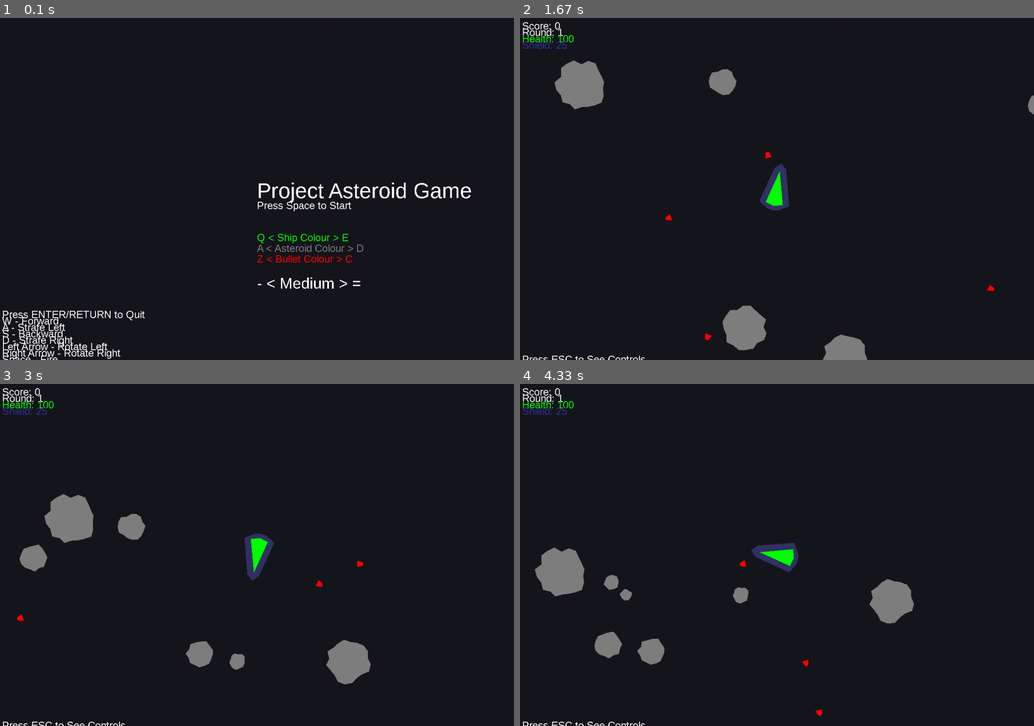
Above: before the commit, frames 1-4 (two rows, left to right).
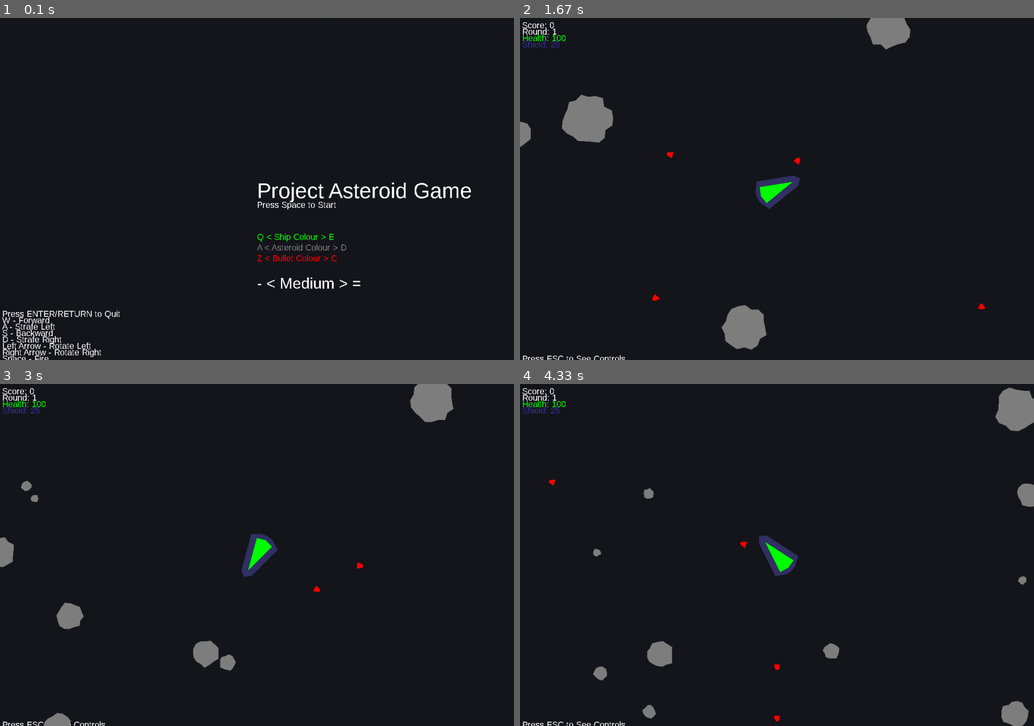
Above: after the commit, the same moments.

Repository: Mattew98/Asteroid-Pygame
Game: pygame game, started from main.py
Same seed, same stepped clock (60 frames per second), same inputs: the game is played once before the commit and once after it.
Inputs:
- Up to frame 1 (0.1 s): no input
- Up to frame 2 (1.67 s): tap Space at 0.33, 0.73, 1.03, 1.23, 1.53 s; hold Right 0.67-1.13 s; tap Z at 0.82 s; hold Right 1.17-1.63 s; tap E at 1.32 s
- Up to frame 3 (3 s): hold Left 1.67-2.2 s; tap Space at 1.73, 2.03, 2.3, 2.6, 2.73 s; hold Left 2.23-2.63 s; tap Z at 2.38 s; hold Right from 2.67 s (still down); tap E at 2.82 s
- Up to frame 4 (4.33 s): tap Space at 3.03, 3.4, 3.7, 3.9, 4.2 s; release Right at 3.3 s; hold Left 3.33-3.8 s; hold Right 3.83-4.3 s; tap Z at 3.98 s

The runs differ from the first frame. In frame 1, 2.4% of the frame differs, in the area x 0-71%, y 53-100%; in frame 2, 4.7%; in frame 3, 5.2%; in frame 4, 5.5%, in the area x 0-100%, y 1-100%.

Commit message:
Update 1.1

Diff:
--- a/classes.py
+++ b/classes.py
@@ -119,8 +119,10 @@
         self.size = size
         self.angle = angle
         self.speed = speed
+        self.rotating = speed/2
         self.dx = math.cos(math.radians(angle)) * self.speed
         self.dy = math.sin(math.radians(angle)) * self.speed
+        self.can_deflect = 0 # Debounce
         self.type = "Asteroid"
         self.vertices = []
         self.tilt = random.randint(0,360) # So the asteroid rotation does not look the same each time, i.e. they don't all have a vertex at 0 radians
@@ -144,6 +146,9 @@
             self.y = 0 - self.size
 
     def draw(self): #Update asteroid display
+        self.tilt += self.rotating
+        if self.can_deflect > 0:
+            self.can_deflect -= 1
         self.vertices.clear()
         for i in range(len(self.vertex_sizes)):
             self.vertices.append(((self.x + math.cos(math.radians(self.tilt + (360*i/len(self.vertex_sizes))))*self.vertex_sizes[i]),
@@ -152,16 +157,20 @@
 
     def deflect(self, other_angle, other_speed, other_x, other_y, other_size): # Handles collisions by causing a static and then elastic collision
         # Static Collision
-        dist = math.sqrt((self.x-other_x)**2 + (self.y-other_y)**2)
-        ideal_dist = self.size + other_size
-        self.x += (self.x-other_x)*((ideal_dist-dist)/dist)/2
-        self.y += (self.y-other_y)*((ideal_dist-dist)/dist)/2
-        # Elastic Collisions
-        ratio = self.size/(other_size+self.size)
-        self.angle = other_angle
-        self.speed = (other_speed+self.speed) * ratio
-        self.dx = math.cos(math.radians(other_angle))*other_speed
-        self.dy = math.sin(math.radians(other_angle))*other_speed
+        if self.can_deflect == 0:
+            self.can_deflect = 5
+            self.rotating = -self.speed
+            dist = math.sqrt((self.x-other_x)**2 + (self.y-other_y)**2)
+            ideal_dist = self.size + other_size
+            self.x += ((ideal_dist-dist)/2)*math.cos(math.radians(other_angle))
+            self.y += ((ideal_dist-dist)/2)*math.sin(math.radians(other_angle))
+            # Elastic Collisions
+            ratio = other_size/(other_size+self.size)
+            self.angle = other_angle
+            self.speed = (other_speed+self.speed) * ratio
+            self.rotating = -self.speed/2
+            self.dx = math.cos(math.radians(other_angle))*self.speed
+            self.dy = math.sin(math.radians(other_angle))*self.speed
 
     def split(self):    #Split asteroid when hit and return two new, smaller asteroids
         if self.size > conf.ASTEROID_SPLIT_SIZE:
--- a/config.py
+++ b/config.py
@@ -11,13 +11,13 @@
 ASTEROID_RADIUS_MIN = 30
 ASTEROID_RADIUS_MAX = 75
 ASTEROID_SPEED_MIN = 1
-ASTEROID_SPEED_MAX = 3
+ASTEROID_SPEED_MAX = 4
 ASTEROID_SPLIT_SIZE = 20
 ASTEROID_VERTICES = 10
 BULLET_RADIUS = 8
 BULLET_SPEED = 10
 SHIP_SIZE = 40
-SHIP_SPEED = 5
+SHIP_SPEED = 6
 ASTEROID_START = 5
 SCORE_INCREMENT = 100
 # Game Dictionaries
--- a/functions.py
+++ b/functions.py
@@ -1,9 +1,6 @@
 # Asteroid pygame additional functions script
 # University project
 # Matthew Riddoch
-
-# Import pygame
-import pygame
 
 # Import config file
 import config as conf
--- a/main.py
+++ b/main.py
@@ -20,7 +20,7 @@
 pygame.display.set_caption("Asteroid Game")
 
 # Fonts
-font = pygame.font.SysFont("Arial", 24)
+font = pygame.font.SysFont("Arial", 20)
 titlefont = pygame.font.SysFont("Arial", 50)
 subtitlefont = pygame.font.SysFont("Arial",36)
 
@@ -261,10 +261,14 @@
             asteroid.draw()
             # Check for collisions
             for collider in debris:
-                if math.sqrt((asteroid.x - collider.x)**2+(asteroid.y - collider.y)**2) < asteroid.size*1.2 + collider.size*1.2 and collider != asteroid: # Use the size for an in initial circular hitbox
+                if math.sqrt((asteroid.x - collider.x)**2+(asteroid.y - collider.y)**2) < asteroid.size + collider.size and collider != asteroid: # Use the size for an in initial circular hitbox
                     colliding = func.collide(collider.vertices,asteroid.vertices) # Refine hitbox using object's vertices
                     if colliding == True:
                         error, error_message = func.validate(collider.type, str,(0,0), "class.type attribute")
+                        # Calculate new angle for deflected asteroid
+                        ang = (math.degrees(math.atan((collider.y-asteroid.y)/(collider.x-asteroid.x)))) % 360 # Get angle between 0 and 360 to make it clearer for debugging
+                        if collider.x < asteroid.x:
+                            ang += 180
                         if collider.type == "Bullet":
                             # Mark the asteroid for removal and split it into new asteroids
                             asteroids_to_remove.append(asteroid)
@@ -276,29 +280,19 @@
                             else:
                                 score += conf.SCORE_INCREMENT # Add to player score
                         if collider.type == "Asteroid":
-                            # Save values here so the second deflect does not use the asteroid's updated values
-                            new_angle, new_speed, new_x, new_y, new_size = asteroid.angle, asteroid.speed, asteroid.x, asteroid.y, asteroid.size
-                            # Run deflect functions
-                            asteroid.deflect(collider.angle,collider.speed, collider.x, collider.y, collider.size)
-                            collider.deflect(new_angle,new_speed,new_x,new_y,new_size)
+                            if asteroid.can_deflect + collider.can_deflect == 0:
+                                # Save values here so the second deflect does not use the asteroid's updated values
+                                speed1, x1, y1, size1 = asteroid.speed, asteroid.x, asteroid.y, asteroid.size
+                                speed2, x2, y2, size2 = collider.speed, collider.x, collider.y, collider.size
+                                # Run deflect functions
+                                asteroid.deflect((ang+180)%360,speed2,x2,y2,size2)
+                                collider.deflect(ang,speed1,x1,y1,size1)
                         if collider.type == "Ship":
                             # Damage the players
                             if debounces["damage"] == 0:
                                 collider.damage(asteroid.size)
                                 debounces["damage"] = 60
-                            # Apply new angle for deflected asteroid
-                            ang = math.degrees(math.tan((ship.y-asteroid.y)/(ship.x-asteroid.x))) % 360
-                            if ang < 0: ang = ang % 360 + 360 # Get angle between 0 and 360 to make it clearer for debugging
-                            # Validate the angle by relative position, if incorrect add 180 degrees to fix
-                            if asteroid.x > ship.x and asteroid.y > ship.y:
-                                if not (ang <= 90 and ang > 0): ang += 180
-                            if asteroid.x < ship.x and asteroid.y > ship.y:
-                                if not (ang <= 180 and ang > 90): ang += 180
-                            if asteroid.x < ship.x and asteroid.y < ship.y:
-                                if not (ang <= 270 and ang > 180): ang += 180
-                            if asteroid.x > ship.x and asteroid.y < ship.y:
-                                if not (ang <= 360 and ang > 270): ang += 180
-                            asteroid.deflect(ang, conf.SHIP_SPEED, ship.x, ship.y, ship.size+asteroid.size) # Deflect the asteroid
+                            asteroid.deflect((ang+180)%360, conf.SHIP_SPEED, ship.x, ship.y, ship.size+asteroid.size) # Deflect the asteroid
 
 
         # After the loop, remove destroyed asteroids and add new ones from splitting
